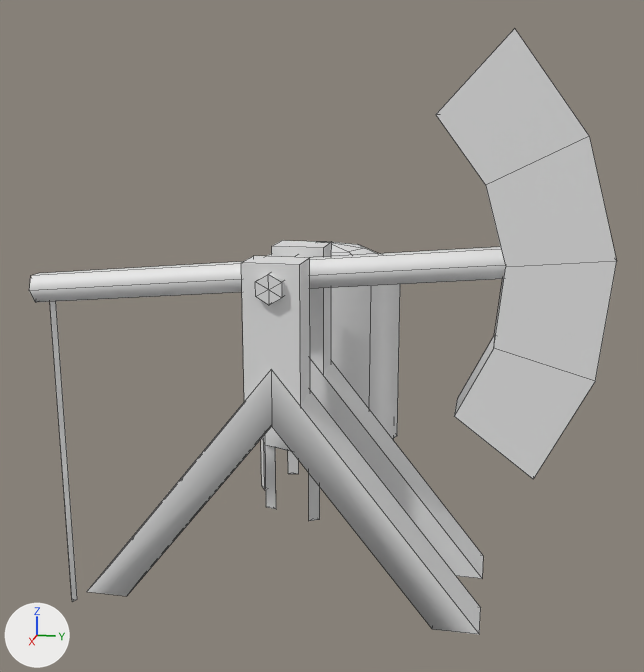
Before and after pictures for a commit that changed the OBJ model assets/models/mine-factory-02.obj.
Camera for both pictures: a 50 mm lens placed at (4.64, 0.98, 2.29), pointed at (0.01, 0.05, 1.13). Lighting does not change. The marker at lower left points along +X, +Y and +Z. Mesh edges are drawn as thin lines. Where no turn or scale is listed for an object, it has been applied to the vertices. Vertices at the same position are counted once.

Objects in the first picture: 'mine-factory-02'.
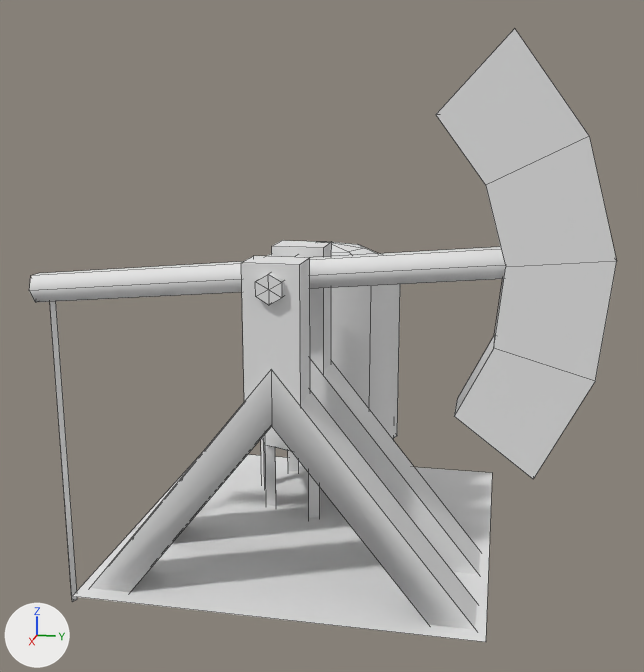
Pixel boxes [x1, y1, x2, y2] of what changed, in the pictures (644 x 672 px):
```json
{"object": "mine-factory-02", "change": "reshaped", "before": [29, 29, 617, 634], "after": [29, 29, 617, 642]}
{"part": 1, "of": "me_mine_factory_02", "change": "added", "after": [72, 455, 492, 642]}
```

Scene script edits in JSON lines:
```json
{"op": "add", "block": "mat_mat_2", "code": ["mat_mat_2 = principled_material('Mat.2')", "mat_mat_2.base_color = (0.8, 0.8, 0.8)  # white #e7e7e7", "mat_mat_2.roughness = 1.0"]}
{"op": "add", "block": "mat_mat_3", "code": ["mat_mat_3 = principled_material('Mat.3')", "mat_mat_3.base_color = (0.8, 0.8, 0.8)  # white #e7e7e7", "mat_mat_3.roughness = 1.0"]}
{"op": "add", "block": "mat_team", "code": ["mat_team = principled_material('TEAM')", "mat_team.base_color = (0.8, 0.8, 0.8)  # white #e7e7e7", "mat_team.roughness = 1.0"]}
{"op": "add", "block": "mat_rubber", "code": ["mat_rubber = principled_material('rubber')", "mat_rubber.base_color = (0.8, 0.8, 0.8)  # white #e7e7e7", "mat_rubber.roughness = 1.0"]}
{"block": "me_mine_factory_02", "where": "me_mine_factory_02.from_pydata(...)  # 194 vertices, 207 faces; spans x -0.96..0.93, y -1.33..1.47, z -0.31..2.65"}
{"block": "me_mine_factory_02", "where": "# used by ob_mine_factory_02; location = (0.0, 0.0, 0.0)"}
{"block": "me_mine_factory_02", "where": "# verts and faces of me_mine_factory_02; kept vertices keep their numbers, new ones are numbered from 194"}
{"block": "me_mine_factory_02", "change": "me_mine_factory_02 part 1"}
{"op": "add", "block": "me_mine_factory_02", "code": "verts[194] = (-1.0, 1.0, 0.0)  # pixel (492, 472)"}
{"op": "add", "block": "me_mine_factory_02", "code": "verts[195] = (1.0, 1.0, 0.0)  # pixel (485, 642)"}
{"op": "add", "block": "me_mine_factory_02", "code": "verts[196] = (-1.0, -1.0, 0.01)  # pixel (203, 451)"}
{"op": "add", "block": "me_mine_factory_02", "code": "verts[197] = (1.0, -1.0, 0.01)  # pixel (72, 596)"}
{"op": "add", "block": "me_mine_factory_02", "code": "faces += [(194, 196, 197, 195)]  # mat_mat_2 (white #e7e7e7)"}
{"op": "add", "block": "me_mine_factory_02", "code": "me_mine_factory_02.materials.append(mat_mat_2)  # white #e7e7e7"}
{"op": "add", "block": "me_mine_factory_02", "code": "me_mine_factory_02.materials.append(mat_team)  # white #e7e7e7"}
{"op": "add", "block": "me_mine_factory_02", "code": "me_mine_factory_02.materials.append(mat_mat_3)  # white #e7e7e7"}
{"op": "add", "block": "me_mine_factory_02", "code": "me_mine_factory_02.materials.append(mat_rubber)  # white #e7e7e7"}
```
